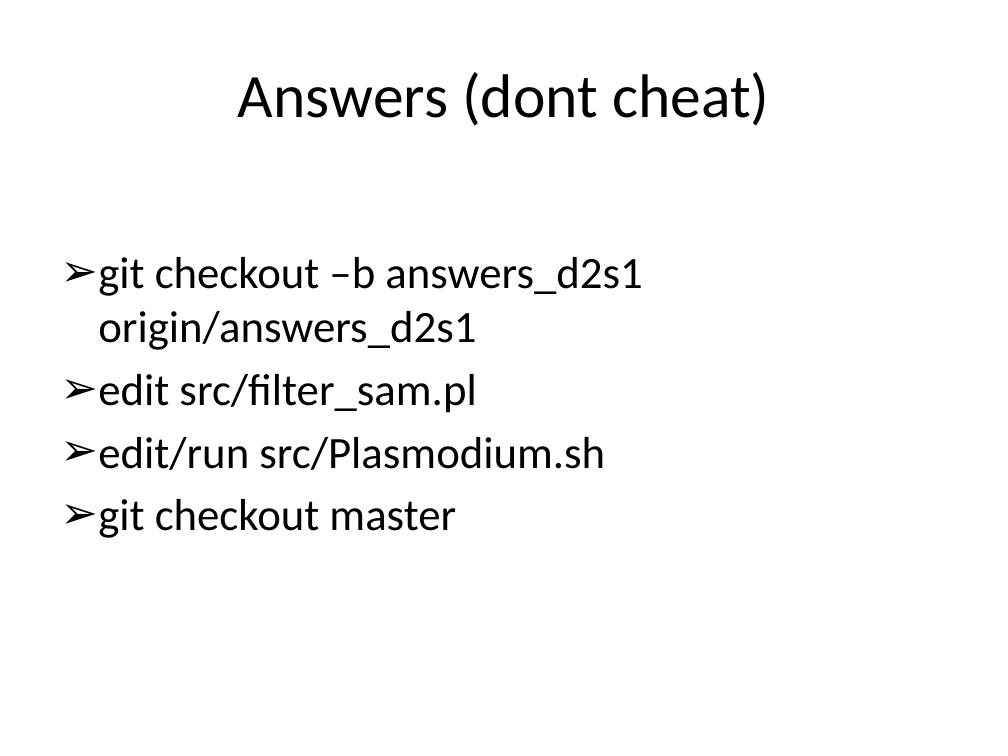
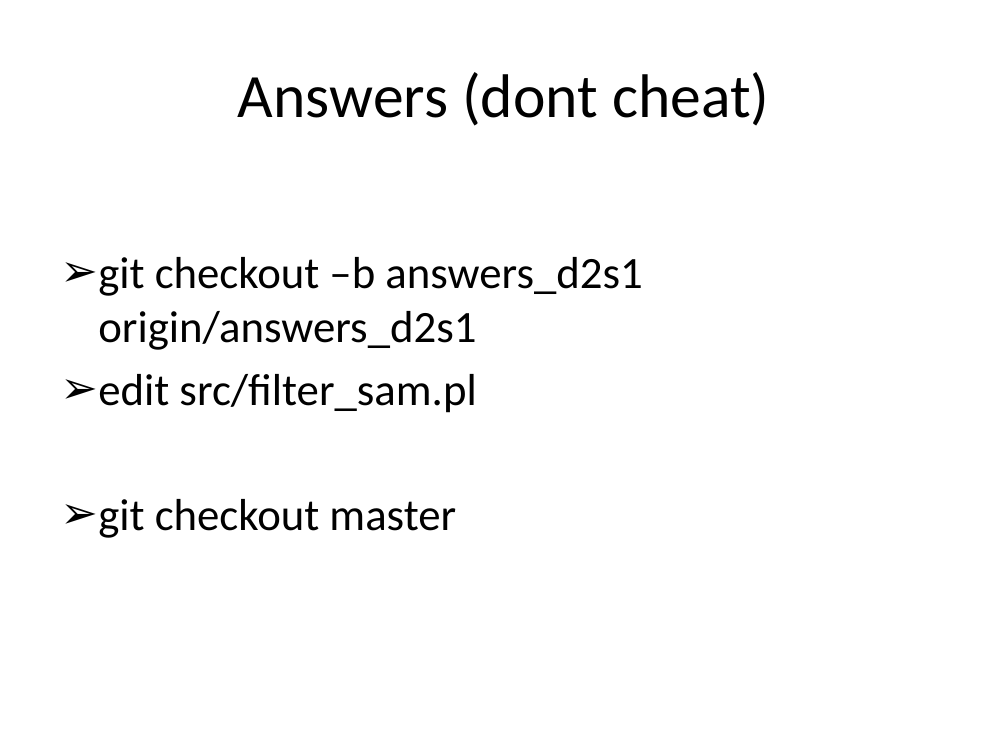
Before and after one commit to naturalis/arangs, a slide deck: slide 8 of doc/slides/day1/session4/SamFormatAndFiltering.pptx. Drawn at 1008x756 pixels with LibreOffice and Linux fonts; fonts in the diff are those of the drawing. Boxes give left, top, right and bottom in pixels: in the first picture for what was removed or moved away, otherwise in the second. Text is boxed around its words. In the diff, an @@ line names an element or a change of style, - is before the commit and + after.

```diff
--- a/doc/slides/day1/session4/SamFormatAndFiltering.pptx
+++ b/doc/slides/day1/session4/SamFormatAndFiltering.pptx
@@ text at [98,437,605,470]: paragraph removed @@
-➢ edit/run src/Plasmodium.sh
```
Also in this commit, not shown: 1 other file.
